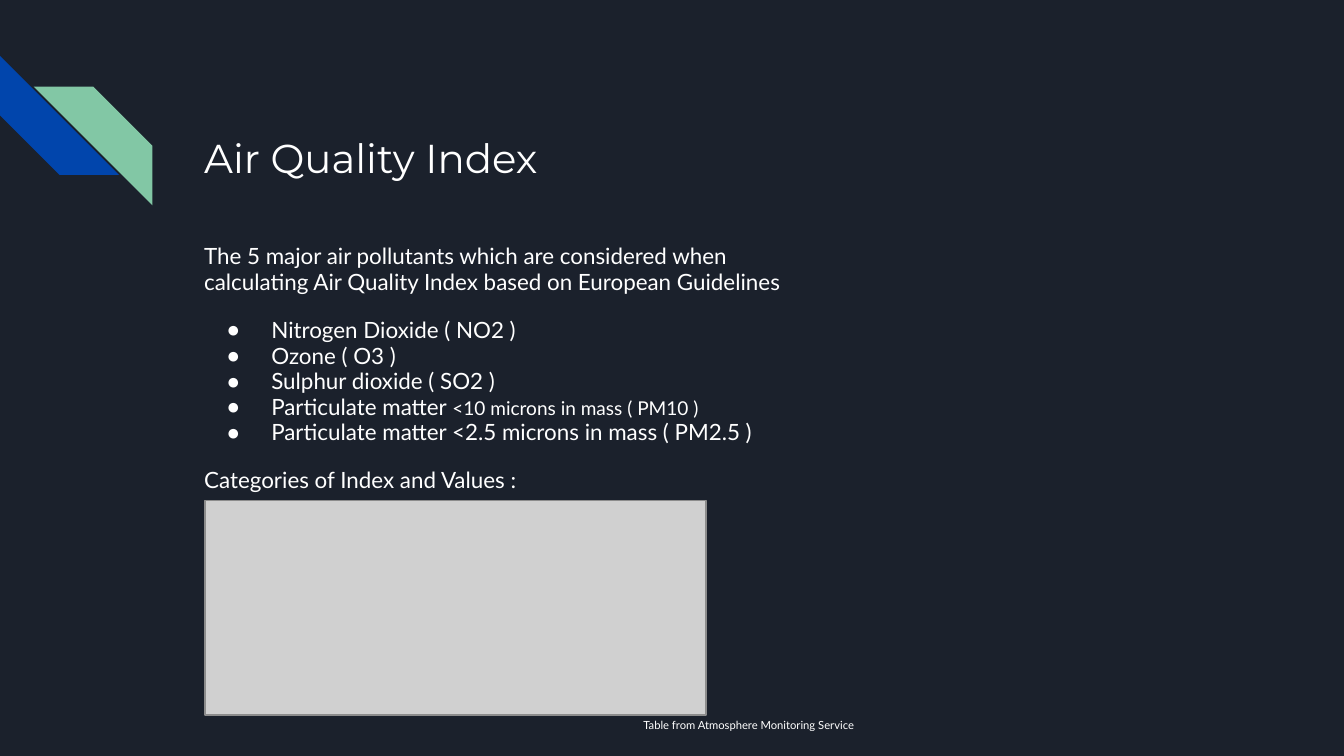
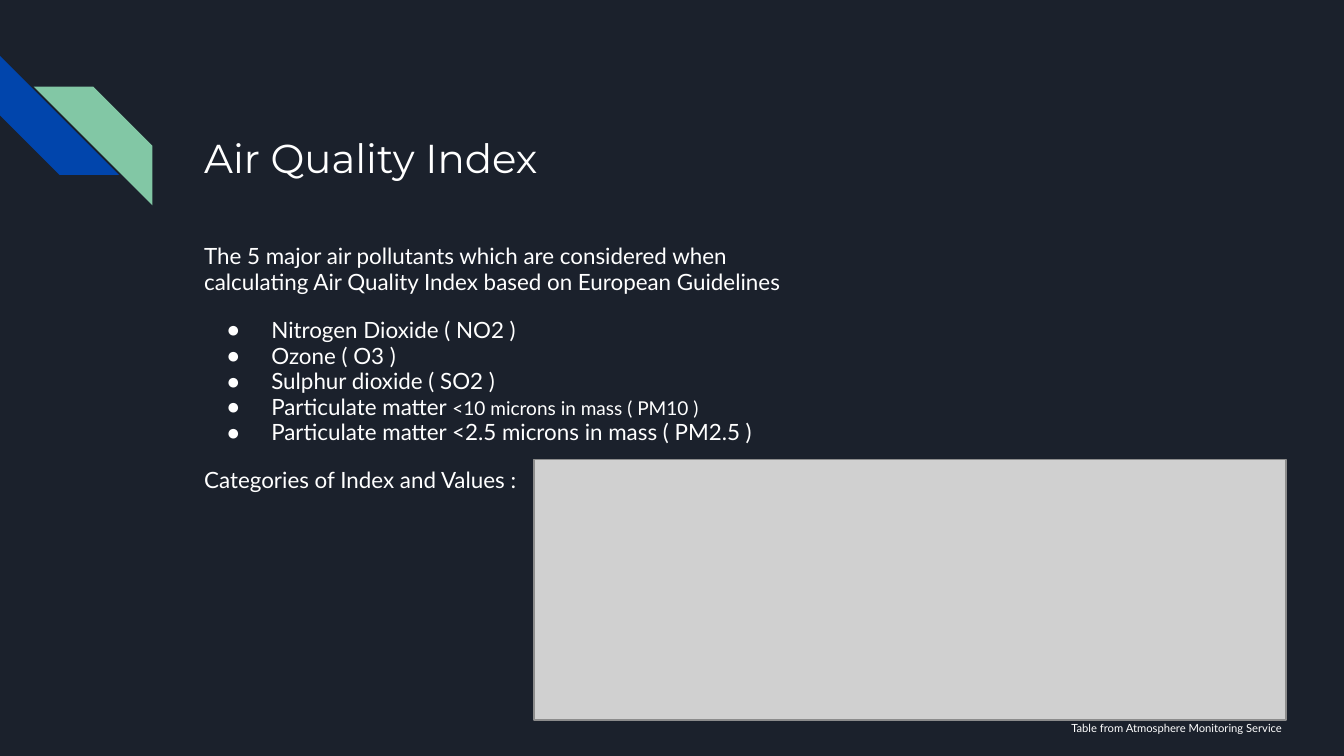
Before and after one commit to marinos32/Google-Data-Analytics-Capstone-Project, a slide deck: slide 6 of Air Pollution Change in Cyprus 2018-2023.pptx (slide 7 before the commit). Drawn at 1344x756 pixels with LibreOffice and Linux fonts; fonts in the diff are those of the drawing; grey boxes stand for pictures. Boxes give left, top, right and bottom in pixels: in the first picture for what was removed or moved away, otherwise in the second. Text is boxed around its words. In the diff, an @@ line names an element or a change of style, - is before the commit and + after.

```diff
--- a/Air Pollution Change in Cyprus 2018-2023.pptx
+++ b/Air Pollution Change in Cyprus 2018-2023.pptx
@@ picture: place and size @@
-picture at <box>206,500,707,714</box>
+picture at <box>534,460,1285,720</box>
@@ text "Table from Atmosphere Monitoring Service": place and size @@
-text "Table from Atmosphere Monitoring Service" at <box>643,720,854,731</box>
+text "Table from Atmosphere Monitoring Service" at <box>1071,723,1282,734</box>
```
Also in this commit, not shown: 6 other slides changed, 1 slide removed.
